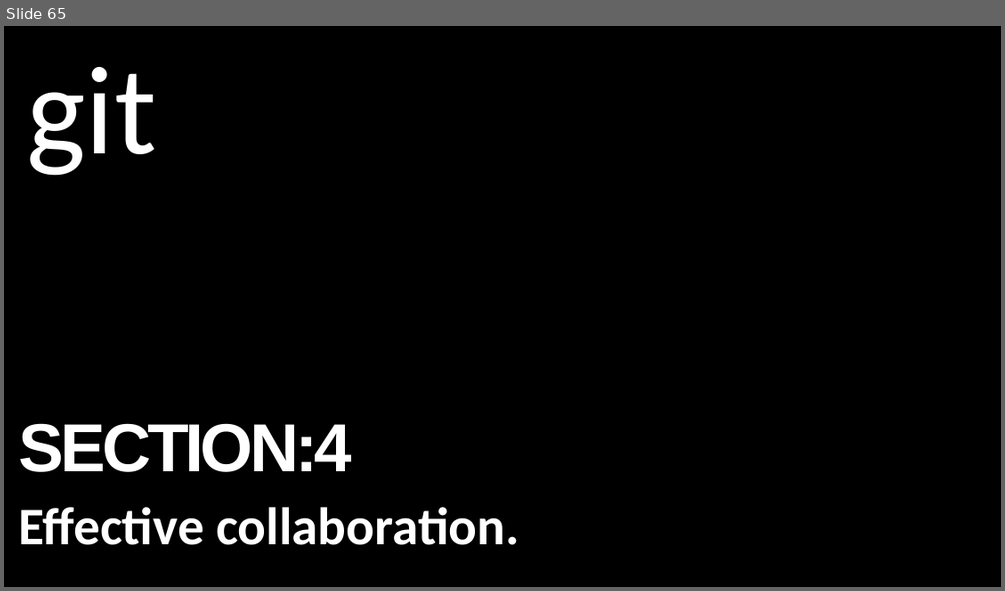
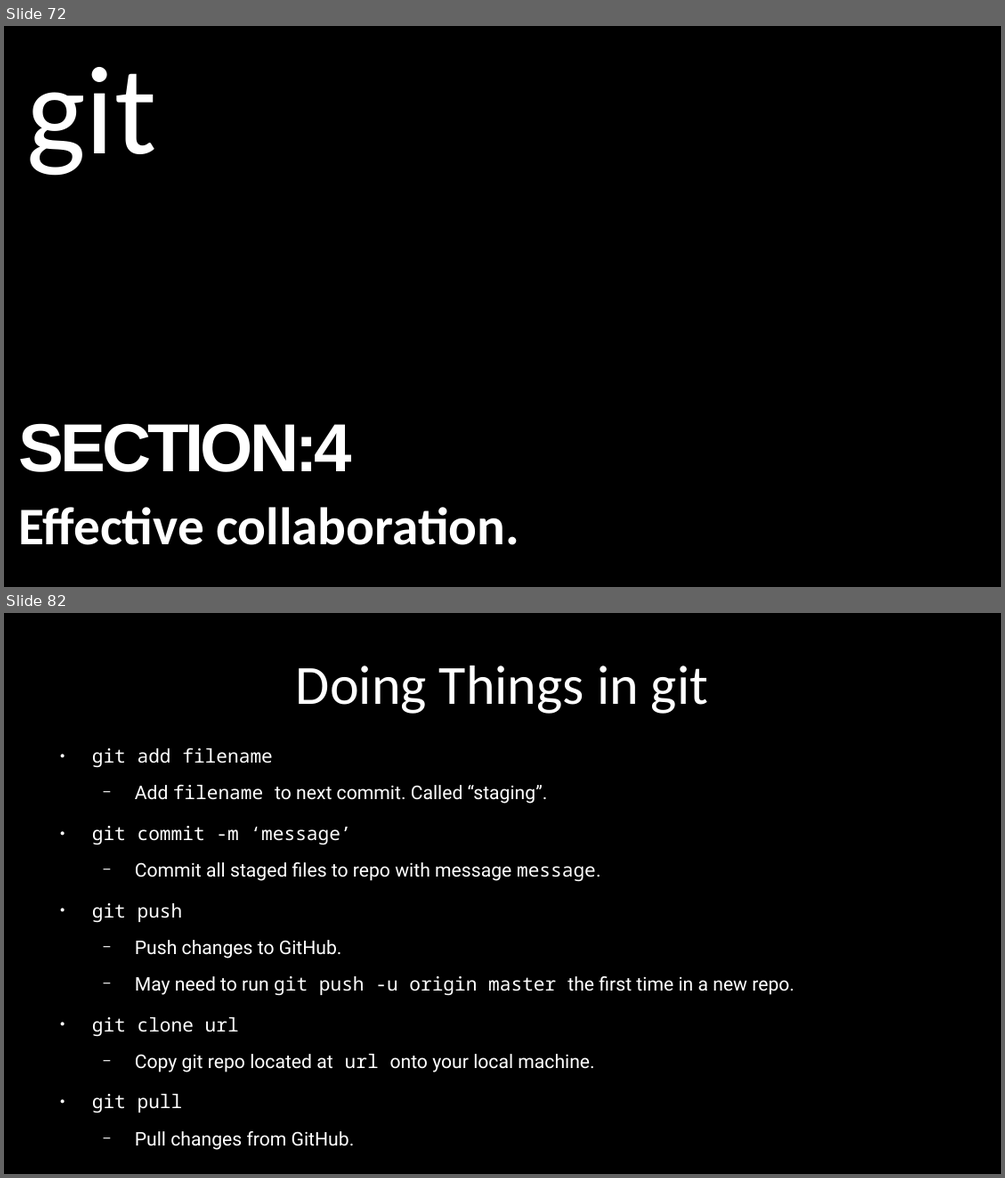
Before and after one commit to alexacallmebaka/htmlflasksql, a slide deck: slides/deck.odp. Shown one above the other, each under a label of ours: slide 65 before the commit, slides 72 and 82 after it; the slides between them are not shown. The pictures are 1005x591 and 1005x1178 pixels, drawn with LibreOffice and Linux fonts; fonts in the diff are those of the drawing. Boxes give left, top, right and bottom in pixels: in the first picture for what was removed or moved away, otherwise in the second. Text is boxed around its words. In the diff, an @@ line names an element or a change of style, - is before the commit and + after.

```diff
--- a/slides/deck.odp
+++ b/slides/deck.odp
@@ slide 82 added at [4,613,1001,1174], background #000000 @@
@@ title added at [296,666,708,714], 44 pt, text #FFFFFF @@
+Doing Things in git
@@ text added at [92,747,794,1150], 15 pt, text #FFFFFF @@
+● git add filename
+  − Add filename to next commit. Called “staging”.
+● git commit -m ‘message’
+  − Commit all staged files to repo with message message.
+● git push
+  − Push changes to GitHub.
+  − May need to run git push -u origin master the first time in a new repo.
+● git clone url
+  − Copy git repo located at url onto your local machine.
+● git pull
+  − Pull changes from GitHub.
@@ what was slide 65 is now slide 72 @@
```
Also in this commit, not shown: 4 slides changed, 18 other slides added, 3 slides removed, 1 other file.
